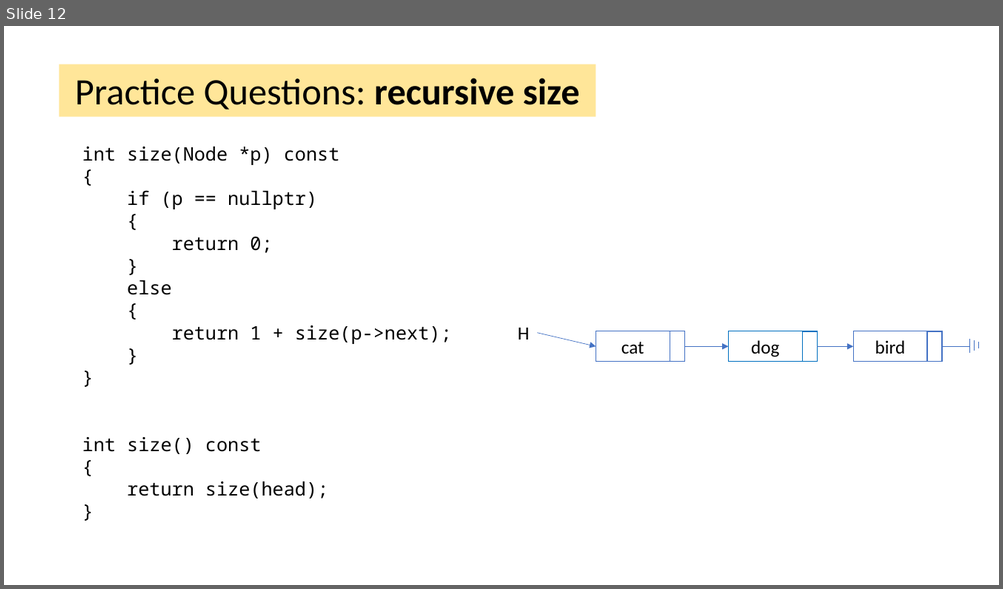
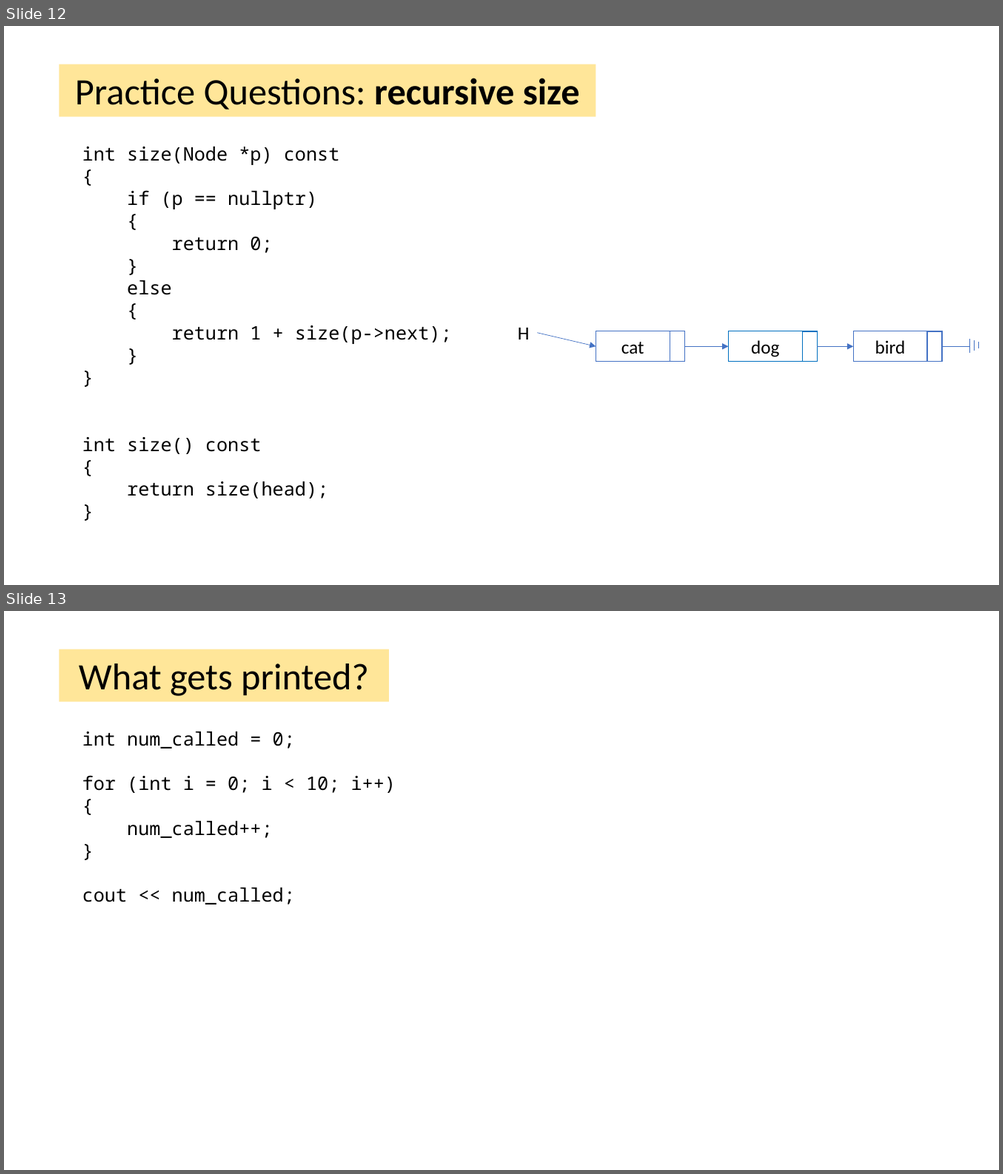
Before and after one commit to tjd1234/cmpt225fall2023, a slide deck: lecture_notes/week3/week3.pptx. Shown one above the other, each under a label of ours: slide 12 before the commit, slides 12 and 13 after it. The pictures are 1003x589 and 1003x1174 pixels, drawn with LibreOffice and Linux fonts; fonts in the diff are those of the drawing. Boxes give left, top, right and bottom in pixels: in the first picture for what was removed or moved away, otherwise in the second. Text is boxed around its words. In the diff, an @@ line names an element or a change of style, - is before the commit and + after.

```diff
--- a/lecture_notes/week3/week3.pptx
+++ b/lecture_notes/week3/week3.pptx
@@ slide 13 added at (4,611,999,1170), background #FFFFFF @@
@@ rectangle added at (60,649,389,702), fill #FFE699, 36 pt, text #000000 @@
+What gets printed?
@@ text added at (82,732,395,905), 18 pt, text #000000 @@
+int num_called = 0;
+for (int i = 0; i < 10; i++)
+{
+num_called++;
+}
+cout << num_called;
```
Also in this commit, not shown: 15 other slides added, 2 other files.
